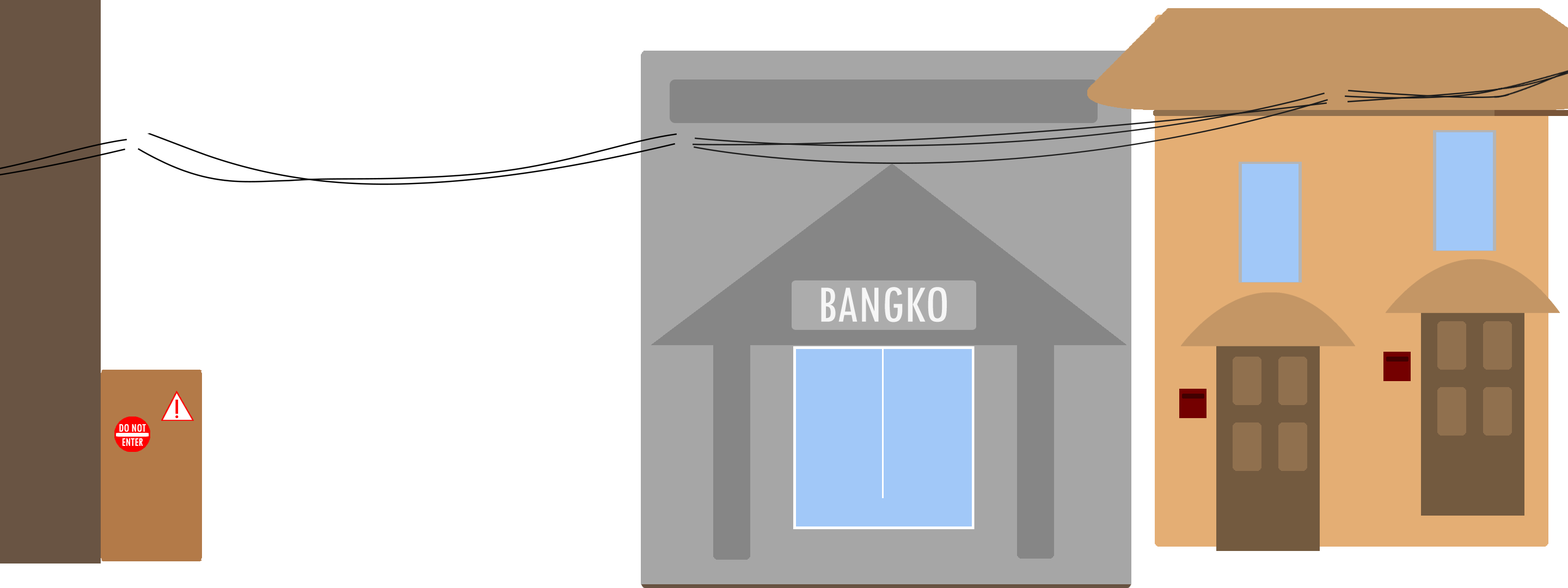
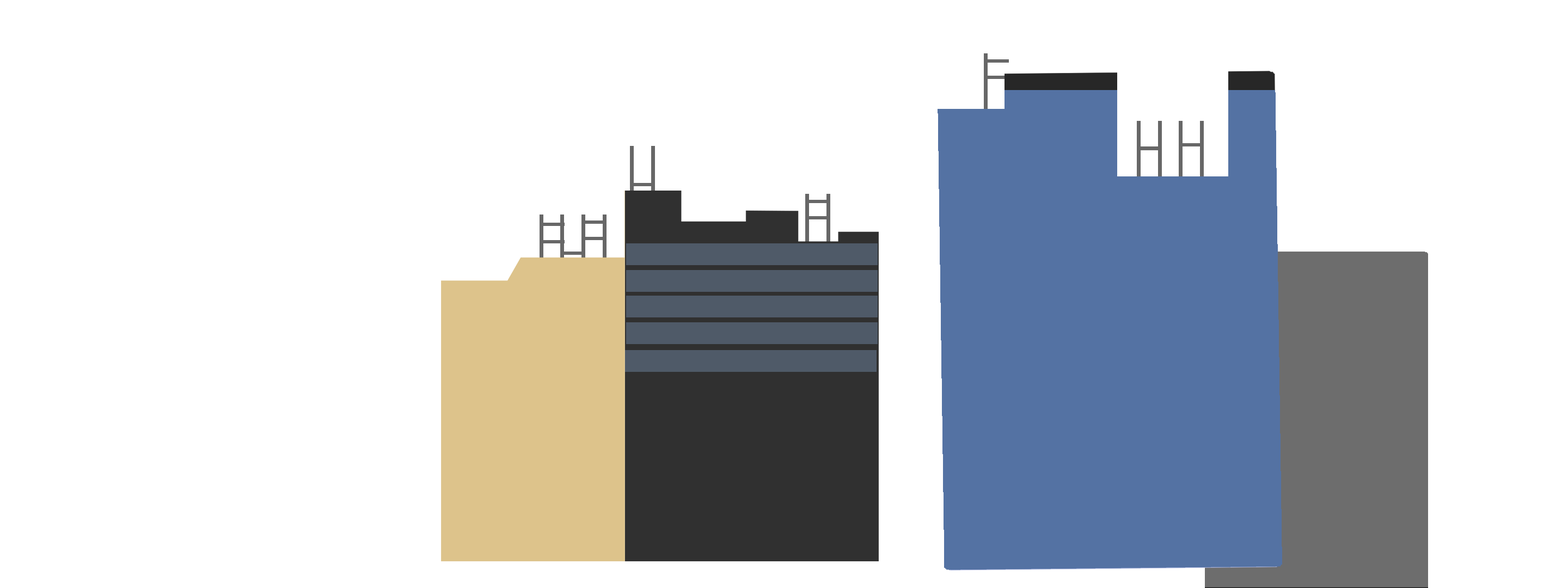
Layers edited between the first and the second 1568 × 588 image:
hid group "Gate" (1st of 2) (5 layers) over 100, 369, 202, 562
hid group "Wire" (1st of 2) (9 layers) over 0, 69, 1568, 186
hid "LeftBuilding" over 0, 0, 101, 564
hid group "CommBuilding" (31 layers) over 1087, 8, 1568, 551
moved "Rectangle 6" (1st of 2, in "CommBuilding") into group "CommBuilding" over 1179, 388, 1207, 419
moved "Rectangle 6" (2nd of 2, in "CommBuilding") into group "CommBuilding" over 1383, 351, 1411, 382
hid group "Bank" (1st of 2) (11 layers) over 640, 50, 1132, 588
showed group "BgBuildings" (54 layers) over 0, 0, 1568, 588
painted on "BGBuilding" (1st of 5, in "BgBuildings") over 937, 8, 1283, 571
painted on "BGBuilding" (2nd of 5, in "BgBuildings") over 1204, 8, 1429, 588
added group "BgBuilding" with 31 layers in group "BgBuildings" over 440, 53, 1204, 562
added layer "Rectangle 8" (1st of 3, in "BgBuildings" › "BgBuilding") (28%) in group "BgBuilding" over 625, 350, 877, 372
"Rectangle 8 copy" (1st of 2, in "BgBuildings" › "BgBuilding"): opacity 100% → 28%, moved it into group "BgBuilding", painted on it over 440, 189, 878, 560
added layer "Rectangle 8 copy" (2nd of 2, in "BgBuildings" › "BgBuilding") (28%) in group "BgBuilding" over 626, 270, 878, 292
added layer "Rectangle 8" (2nd of 3, in "BgBuildings" › "BgBuilding") (28%) in group "BgBuilding" over 626, 295, 878, 318
added layer "Rectangle 8" (3rd of 3, in "BgBuildings" › "BgBuilding") (28%) in group "BgBuilding" over 626, 322, 878, 345
added layer "BuildingBGs" (1st of 2, in "BgBuildings" › "BgBuilding") in group "BgBuilding" over 440, 190, 879, 562
added layer "Rectangle 1 copy 8" (3rd of 7, in "BgBuildings" › "BgBuilding") in group "BgBuilding" over 983, 53, 988, 112
added layer "Rectangle 1 copy 8" (6th of 7, in "BgBuildings" › "BgBuilding") in group "BgBuilding" over 805, 193, 810, 252
…and 25 more changes (23 added, 2 stack)
